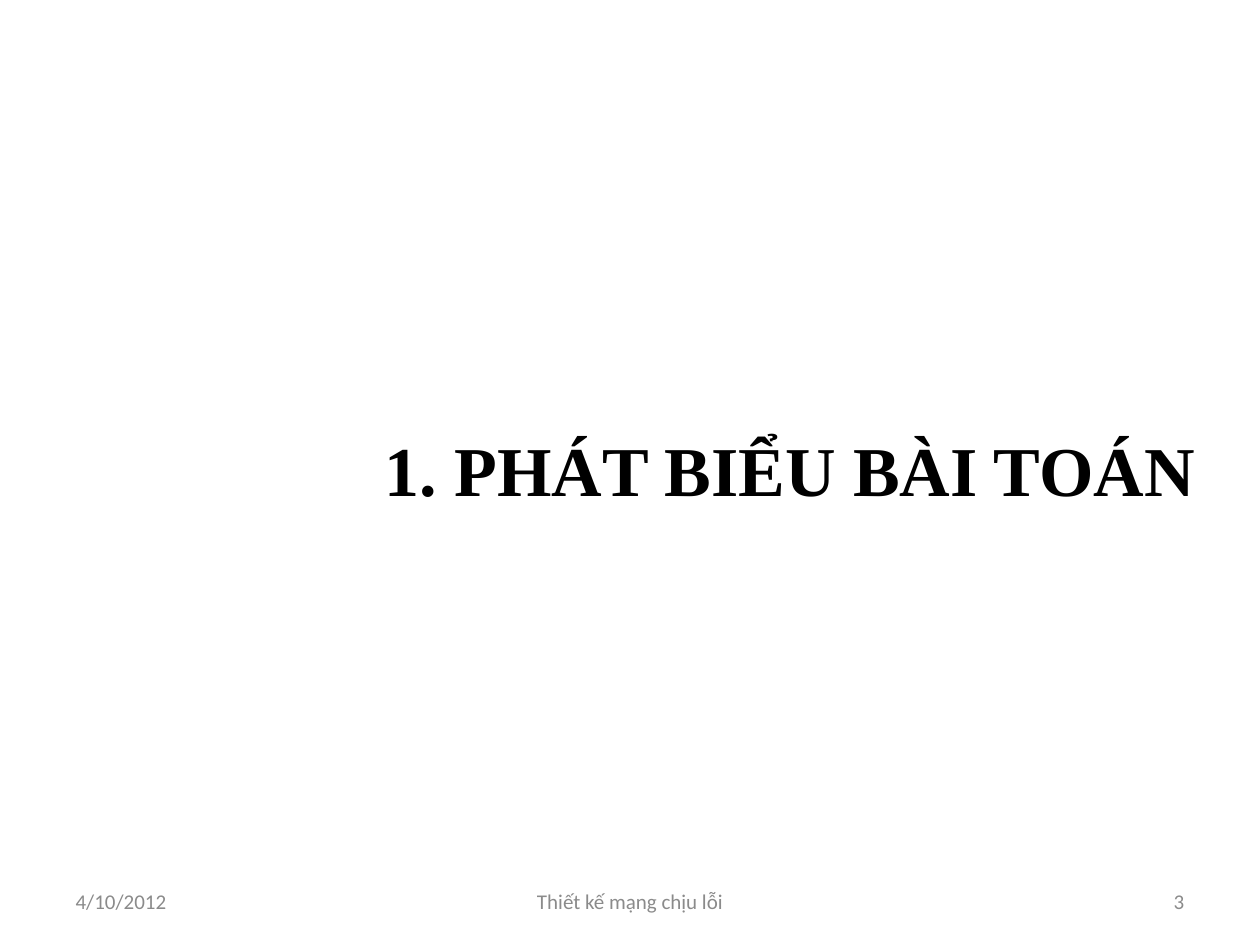
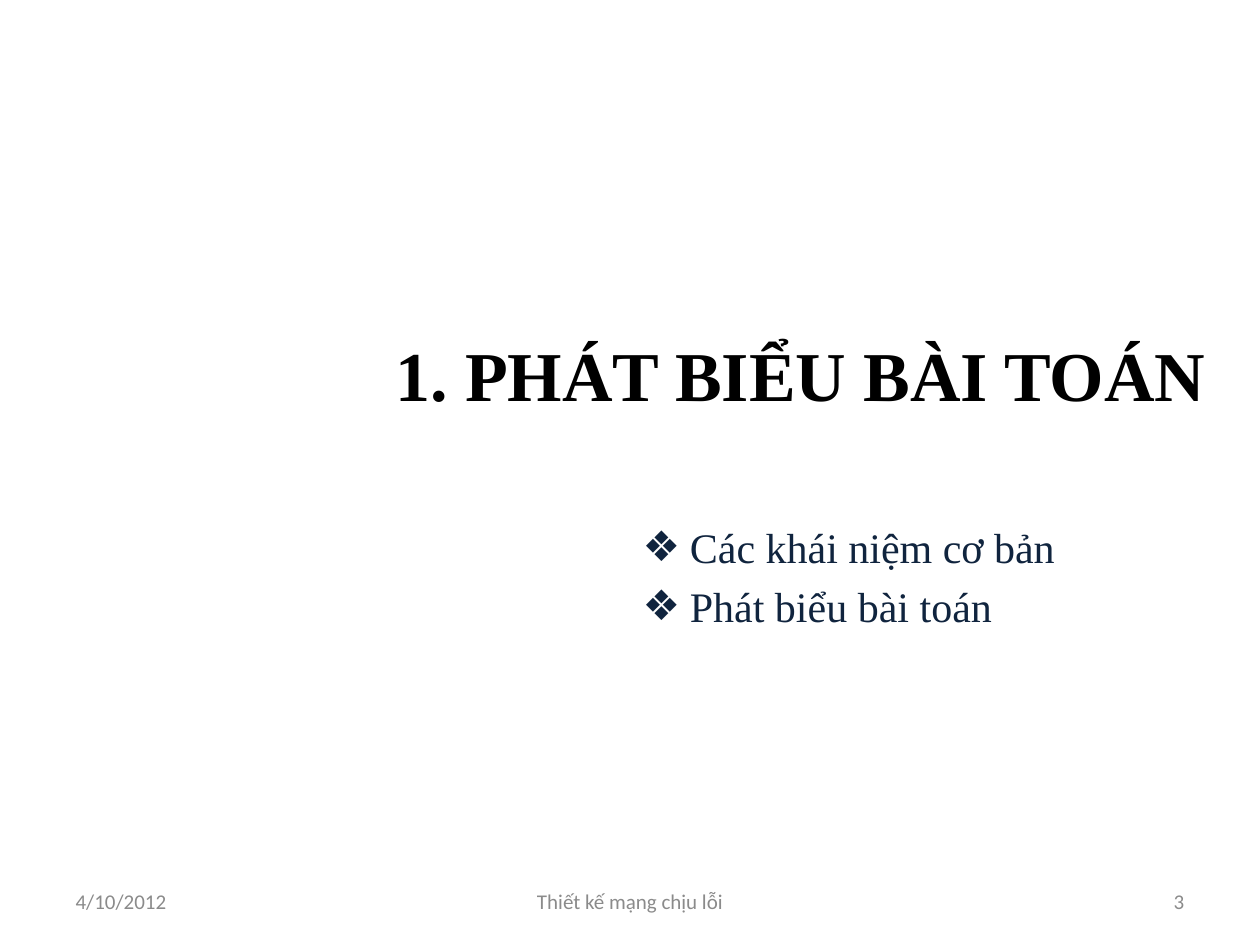
Before and after one commit to luongnv89/GAMSOND, a slide deck: slide 3 of Presents/Luongnv.Intro6.0.pptx. Drawn at 1260x945 pixels with LibreOffice and Linux fonts; fonts in the diff are those of the drawing. Boxes give left, top, right and bottom in pixels: in the first picture for what was removed or moved away, otherwise in the second. Text is boxed around its words. In the diff, an @@ line names an element or a change of style, - is before the commit and + after.

```diff
--- a/Presents/Luongnv.Intro6.0.pptx
+++ b/Presents/Luongnv.Intro6.0.pptx
@@ title "1. PHÁT BIỂU BÀI TOÁN": place and size @@
-title "1. PHÁT BIỂU BÀI TOÁN" at bbox=[385, 441, 1195, 497]
+title "1. PHÁT BIỂU BÀI TOÁN" at bbox=[395, 346, 1205, 402]
@@ text added at bbox=[690, 533, 1055, 623], 24 pt, text #0F243E @@
+❖ Các khái niệm cơ bản
+❖ Phát biểu bài toán
```
Also in this commit, not shown: 8 other slides changed, 8 slides removed.
